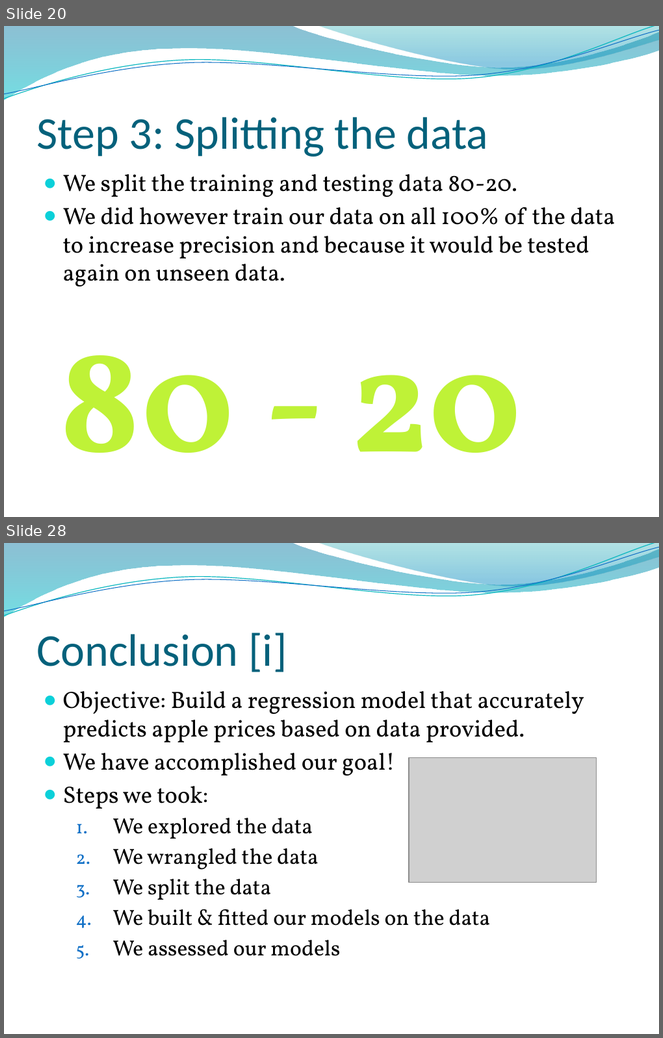
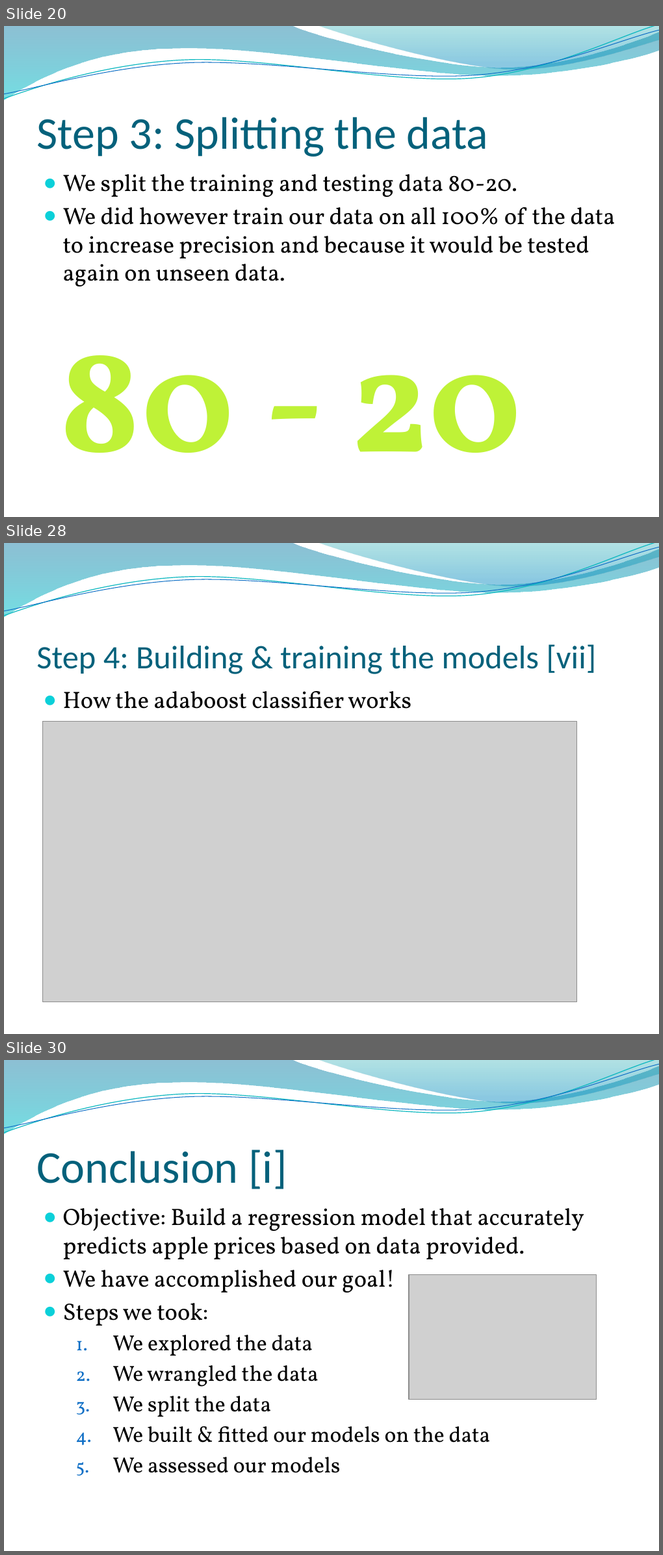
Before and after one commit to lkrump7/regression-apples-predict-api-template, a slide deck: What will the apples cost.pptx. Shown one above the other, each under a label of ours: slides 20 and 28 before the commit, slides 20, 28 and 30 after it; the slides between them are not shown. The pictures are 663x1038 and 663x1555 pixels, drawn with LibreOffice and Linux fonts; fonts in the diff are those of the drawing; grey boxes stand for pictures; background and template pictures are left out. Boxes give left, top, right and bottom in pixels: in the first picture for what was removed or moved away, otherwise in the second. Text is boxed around its words. In the diff, an @@ line names an element or a change of style, - is before the commit and + after.

```diff
--- a/What will the apples cost.pptx
+++ b/What will the apples cost.pptx
@@ slide 28 added at (4,543,659,1034), background picture (left out); not listed: 4 template elements that a slide beside it also shows @@
@@ title added at (36,644,597,674), 36 pt, text #04617B @@
+Step 4: Building & training the models [vii]
@@ text added at (63,691,412,709), 26 pt, text #000000 @@
+● How the adaboost classifier works
@@ picture added at (42,722,577,1003) @@
@@ what was slide 28 is now slide 30 @@
```
Also in this commit, not shown: 8 slides changed, 1 other slide added.
